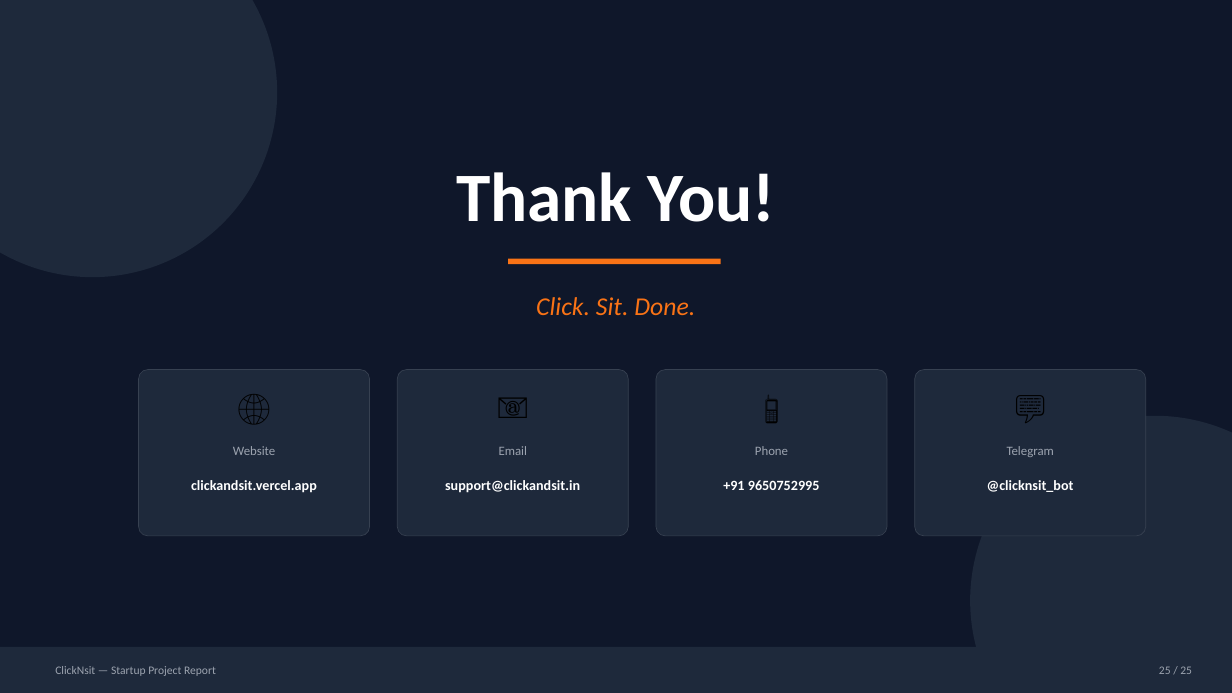
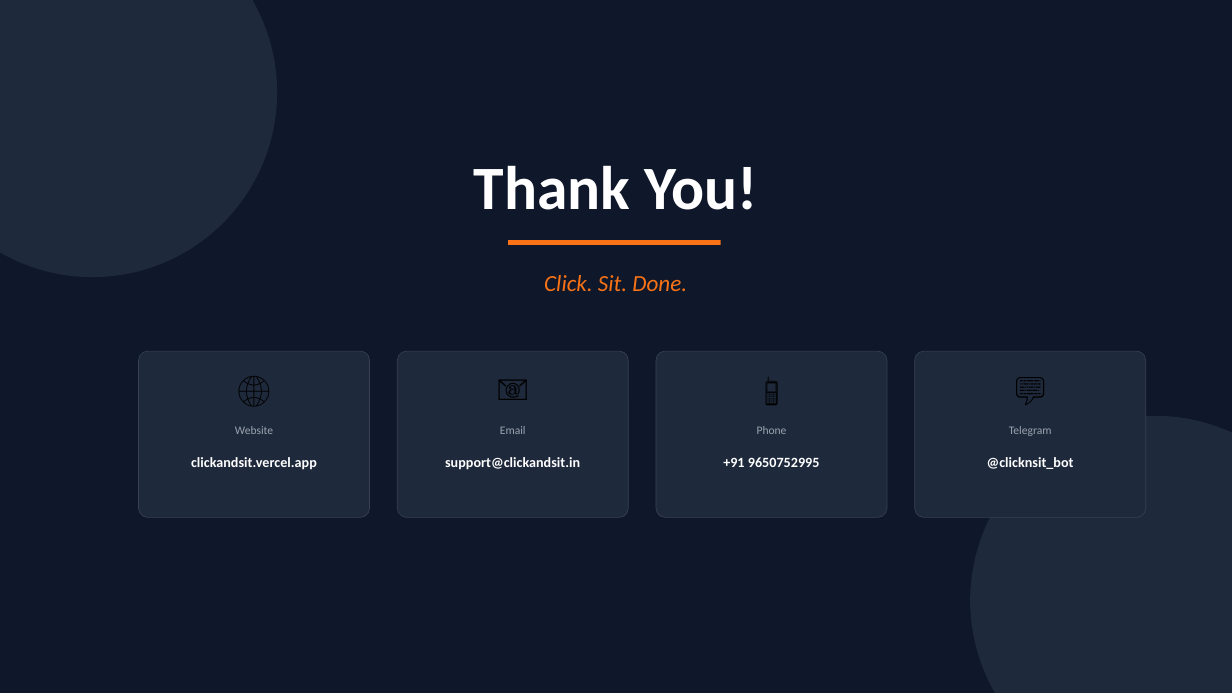
Before and after one commit to engg-ankit/FormEasy, a slide deck: slide 16 of public/ClickNsit-Startup-Report.pptx (slide 25 before the commit). Drawn at 1232x693 pixels with LibreOffice and Linux fonts; fonts in the diff are those of the drawing. Boxes give left, top, right and bottom in pixels: in the first picture for what was removed or moved away, otherwise in the second. Text is boxed around its words. In the diff, an @@ line names an element or a change of style, - is before the commit and + after.

```diff
--- a/public/ClickNsit-Startup-Report.pptx
+++ b/public/ClickNsit-Startup-Report.pptx
@@ text "Thank You!" at box(474, 165, 757, 210): size 54 to 48 pt @@
@@ text "Click. Sit. Done.": place and size @@
-text "Click. Sit. Done." at box(536, 297, 695, 315)
+text "Click. Sit. Done." at box(544, 275, 687, 291)
@@ text "Click. Sit. Done." at box(544, 275, 687, 291): size 20 to 18 pt @@
@@ 4 texts, 4 rounded rectangles, 1 rectangle: place and size @@
-4 texts, 4 rounded rectangles, 1 rectangle at box(139, 259, 1146, 536)
+4 texts, 4 rounded rectangles, 1 rectangle at box(139, 240, 1146, 518)
@@ text "Website": place and size @@
-text "Website" at box(233, 446, 275, 455)
+text "Website" at box(235, 426, 273, 434)
@@ text "Email": place and size @@
-text "Email" at box(499, 446, 527, 455)
+text "Email" at box(500, 426, 526, 434)
@@ text "Phone": place and size @@
-text "Phone" at box(755, 446, 788, 455)
+text "Phone" at box(757, 426, 787, 434)
@@ size 10 to 9 pt in 4 elements at box(235, 426, 273, 434), box(500, 426, 526, 434), box(757, 426, 787, 434), box(1009, 426, 1052, 436) @@
@@ text "Telegram": place and size @@
-text "Telegram" at box(1007, 446, 1054, 457)
+text "Telegram" at box(1009, 426, 1052, 436)
@@ 4 texts: place and size @@
-4 texts at box(191, 480, 1074, 493)
+4 texts at box(191, 457, 1074, 470)
@@ rectangle removed at box(0, 647, 1232, 693) @@
@@ text removed at box(55, 666, 216, 676) @@
-ClickNsit — Startup Project Report
@@ text removed at box(1159, 666, 1192, 674) @@
-25 / 25
```
Also in this commit, not shown: 10 other slides changed, 5 slides added, 14 slides removed, 42 other files.
